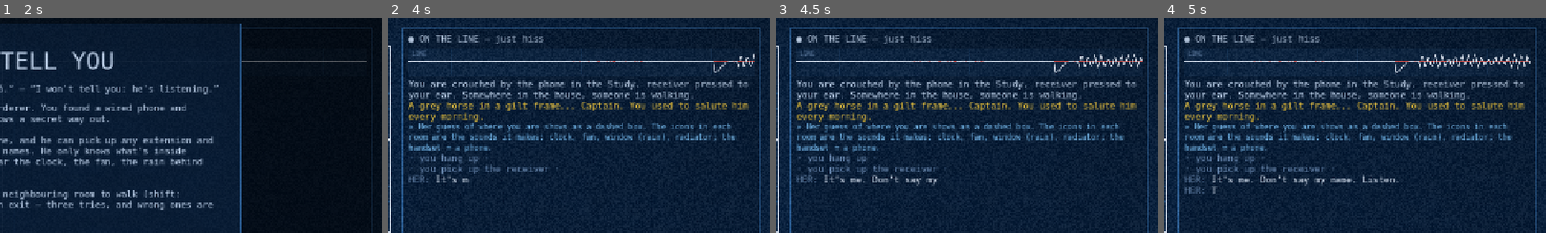
Above: before the commit, frames 1-4 (left to right).
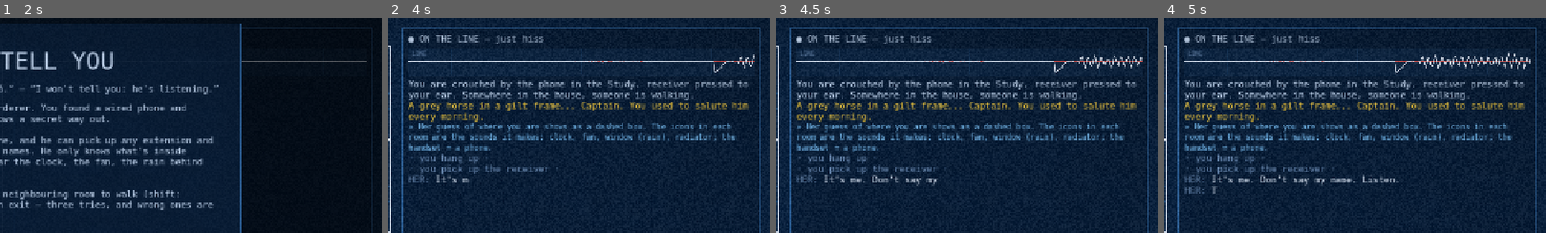
Above: after the commit, the same moments.

Repository: Vikvam/oiside-jam-2610
Game: Godot game, scene res://main.tscn
Two runs of this game, one before a commit and one after it. Both use one fixed random seed, a clock stepped at 60 frames per second and the inputs below.
Inputs (mouse positions are % of the whole screen's width and height, from its top left):
- Up to frame 1 (2 s): click (75, 89) at 0.52 s; type "12" at 0.6 s; click (65, 94) at 1.25 s
- Up to frame 2 (4 s): click "Pick up the phone" at 2 s; click "Hang up [Ctrl+H]" at 2.75 s; click "Pick up [Ctrl+H]" at 3.5 s
- Up to frame 3 (4.5 s): click "heavy oak desk" at 4.25 s
- Up to frame 4 (5 s): no input
The pictures show only the part of the screen within x 50-100%, y 0-50%; the shares and areas given below are measured in that part.

Frame 1 is identical in both runs. In frame 2, 0.1% of the frame differs, in the area x 48-96%, y 16-26%; in frame 3, 0.3%; in frame 4, 0.6%, in the area x 23-96%, y 15-25%.

Commit message:
Fix reviewer findings: stuck self-hunt, identical first game, stale overlays/input/audio, hide UX, leaks
Co-Authored-By: Claude Opus 5.5 <noreply@anthropic.com>

Diff:
--- a/scripts/audio/sfx.gd
+++ b/scripts/audio/sfx.gd
@@ -16,6 +16,7 @@
 var _voice_i := 0
 var _char_n := 0
 var danger := 0.0              # perceived danger 0..1, decays
+var active := true             # false on the title / while paused: everything fades
 var master_db := 0.0
 ## Per-feature loudness in your room (the clock loop is sparse, so it gets more gain).
 const FEATURE_DB := {"clock": -1.0, "fan": -11.0, "rain": -9.0, "radiator": -8.0}
@@ -107,6 +108,8 @@
 
 
 func one_shot(name: String, bus := "Master", db := 0.0, pitch := 1.0) -> void:
+	if not active and name != "crash":
+		return
 	var st = s[name]
 	if st is Array:
 		st = st[randi() % st.size()]
@@ -206,6 +209,10 @@
 func _process(dt: float) -> void:
 	if game == null:
 		return
+	if not active or game.over:
+		for p in room_amb.values() + line_amb.values() + [hiss, heart]:
+			_fade(p, -80.0, dt)
+		return
 	danger = maxf(0.0, danger - dt * 0.12)
 	var mine := game.active_features(game.player_room) if game.moving_to == "" else []
 	for f in House.FEATURES:
--- a/scripts/core/game.gd
+++ b/scripts/core/game.gd
@@ -199,6 +199,34 @@
 		emit("hidden", {"on": false})
 
 
+## Coming out of hiding: fine, unless he is standing in the room.
+func _leave_hiding() -> bool:
+	if not hidden:
+		return true
+	if murderer.room == player_room:
+		_end(false, "caught")
+		return false
+	_unhide()
+	return true
+
+
+## Break reference cycles so finished games are freed.
+func dispose() -> void:
+	for c in event.get_connections():
+		event.disconnect(c.callable)
+	if murderer:
+		murderer.game = null
+	if rescuer != null and "game" in rescuer:
+		if rescuer is Node:
+			rescuer.queue_free()
+		else:
+			if "fallback" in rescuer and rescuer.fallback:
+				rescuer.fallback.game = null
+			rescuer.game = null
+	murderer = null
+	rescuer = null
+
+
 func hide() -> bool:
 	if not can_act() or hidden:
 		return false
@@ -251,7 +279,7 @@
 
 
 func hang_up() -> bool:
-	if not receiver_up:
+	if not receiver_up or over:
 		return false
 	receiver_up = false
 	off_line_since = time
@@ -287,7 +315,7 @@
 func toggle_feature(f: String) -> bool:
 	if not can_act():
 		return false
-	if hidden:
+	if not _leave_hiding():
 		return false
 	var key := "window" if f == "rain" else f
 	if not room_state[player_room].has(key) or not house.has_feature(player_room, "rain" if key == "window" else key):
@@ -312,7 +340,7 @@
 
 
 func try_exit(obj: String) -> bool:
-	if not can_act() or tried.has(obj) or attempts_left <= 0 or hidden:
+	if not can_act() or tried.has(obj) or attempts_left <= 0 or not _leave_hiding():
 		return false
 	var od := house.object_def(obj)
 	if od.is_empty() or house.object_room[obj] != player_room:
@@ -353,9 +381,9 @@
 	if r == player_room:
 		if hidden and moving_to == "":
 			var chance := find_chance_pass
-			if murderer.goal_room == r and murderer.goal == "hunt":
+			if murderer.goal_room == r and murderer.goal in ["hunt", "suspect"]:
 				chance = find_chance_hunt
-			elif murderer.goal_room == r and murderer.goal == "sweep":
+			elif murderer.goal_room == r and murderer.goal in ["sweep", "phone"]:
 				chance = (find_chance_hunt + find_chance_pass) * 0.5
 			if randf() >= chance:
 				_seek_timer = 5.0
--- a/scripts/core/murderer.gd
+++ b/scripts/core/murderer.gd
@@ -85,7 +85,8 @@
 		last_evidence = kind
 	candidates.clear()
 	for r in rs:
-		candidates[r] = true
+		if r != room:  # he can see his own room is empty
+			candidates[r] = true
 	if candidates.is_empty():
 		_reset_candidates()
 	exact.clear()
@@ -95,8 +96,6 @@
 	dirty = true
 	if why != "":
 		note("%s → %s" % [why, _cand_str()])
-	elif candidates.size() != before:
-		dirty = true
 
 
 func _intersect(rs: Array, why: String, strong := true, kind := "") -> void:
--- a/scripts/main.gd
+++ b/scripts/main.gd
@@ -71,6 +71,7 @@
 	# Draw the house behind the title screen.
 	var demo := Game.new()
 	demo.setup(1)
+	randomize()  # setup() seeded the global RNG; don't make every first game identical
 	plan.bind(demo)
 	_dev_args()
 
@@ -549,8 +550,8 @@
 
 func _start_game() -> void:
 	_save_settings()
-	if game and game.rescuer is Node:
-		game.rescuer.queue_free()
+	if game:
+		game.dispose()
 	game = Game.new()
 	game.difficulty = difficulty
 	game.explore_mode = explore_mode
@@ -599,7 +600,11 @@
 			_attach_bot())
 		return
 	if t == "game_over":
-		get_tree().create_timer(1.6).timeout.connect(_show_over)
+		running = false
+		var ended := game
+		get_tree().create_timer(1.6).timeout.connect(func():
+			if game == ended and not title_layer.visible:
+				_show_over())
 	elif t == "murderer_log" and plan.show_debug:
 		phone.add_line("sound", "☠ " + d.text)
 
@@ -649,6 +654,8 @@
 
 func _process(dt: float) -> void:
 	var mat := post.material as ShaderMaterial
+	phone.active = running and not paused
+	sfx.active = running and not paused
 	if not running or game == null or paused:
 		mat.set_shader_parameter("danger", 0.0)
 		mat.set_shader_parameter("hidden", 0.0)
--- a/scripts/ui/phone_panel.gd
+++ b/scripts/ui/phone_panel.gd
@@ -20,6 +20,7 @@
 var _is_thinking := false
 var _dirty := true
 var hints := true
+var active := true          # false while paused / on the title
 var _hinted := {}
 
 
@@ -68,6 +69,7 @@
 
 func bind(g: Game) -> void:
 	game = g
+	_is_thinking = false
 	scope.bind(g)
 	lines.clear()
 	_dirty = true
@@ -95,12 +97,12 @@
 
 
 func _on_submit(t: String) -> void:
-	if game and game.say(t):
+	if game and active and game.say(t):
 		input.clear()
 
 
 func _unhandled_key_input(e: InputEvent) -> void:
-	if game == null or not (e is InputEventKey) or not e.pressed or e.echo:
+	if game == null or not active or not (e is InputEventKey) or not e.pressed or e.echo:
 		return
 	if e.ctrl_pressed and e.keycode == KEY_T:
 		game.tap()
--- a/scripts/ui/room_panel.gd
+++ b/scripts/ui/room_panel.gd
@@ -45,6 +45,7 @@
 
 func bind(g: Game) -> void:
 	game = g
+	armed = ""
 	g.event.connect(_on_event)
 	rebuild()
 
--- a/tests/sim.gd
+++ b/tests/sim.gd
@@ -46,6 +46,7 @@
 			for e in g.murderer.log.slice(-4):
 				if "→" in e.text:
 					print("WHY ", e.text.split("→")[0].split("'")[0].left(40))
+	g.dispose()
 	return {"reason": reason, "t": g.time}
 
 
Not shown, changed: DECISIONS.md
Not shown, changed: PLAYTEST.md
